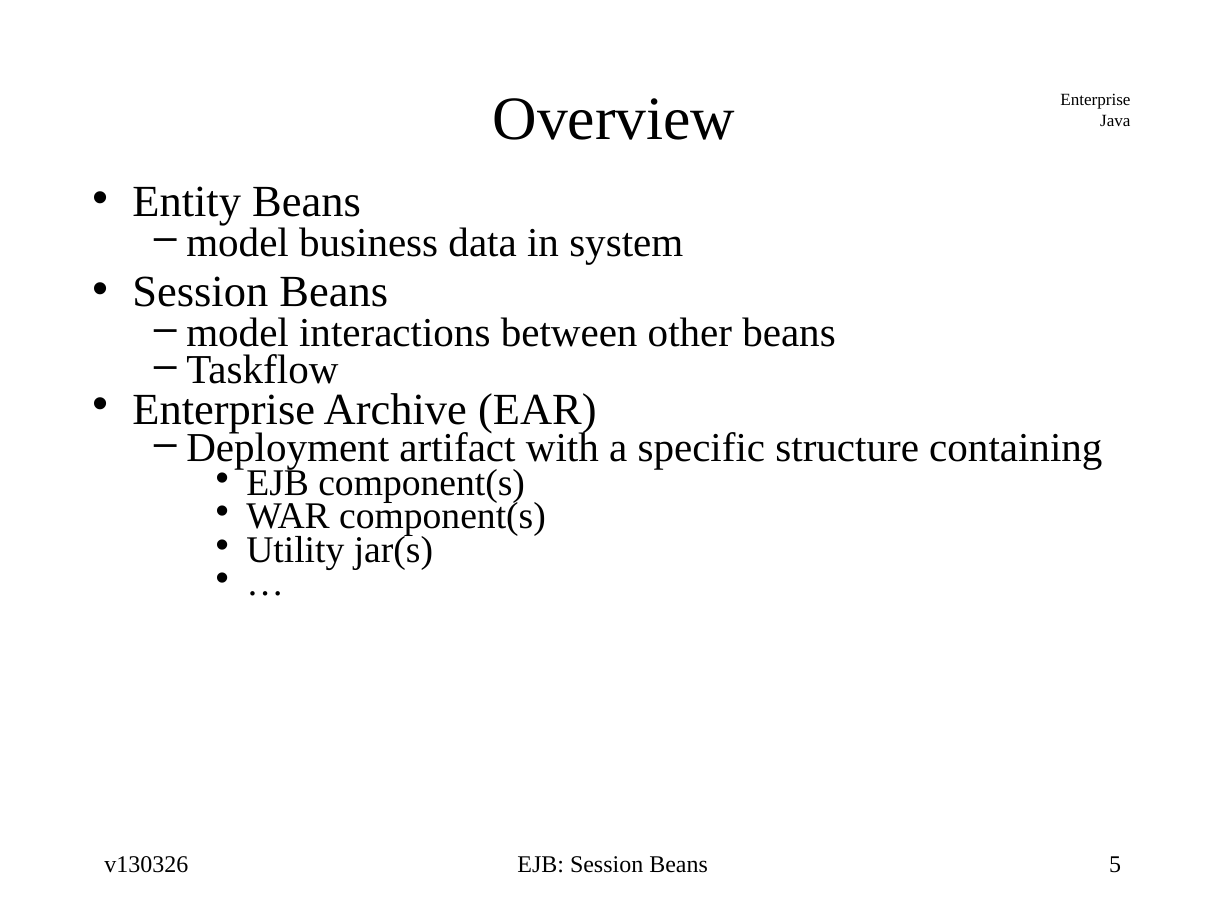
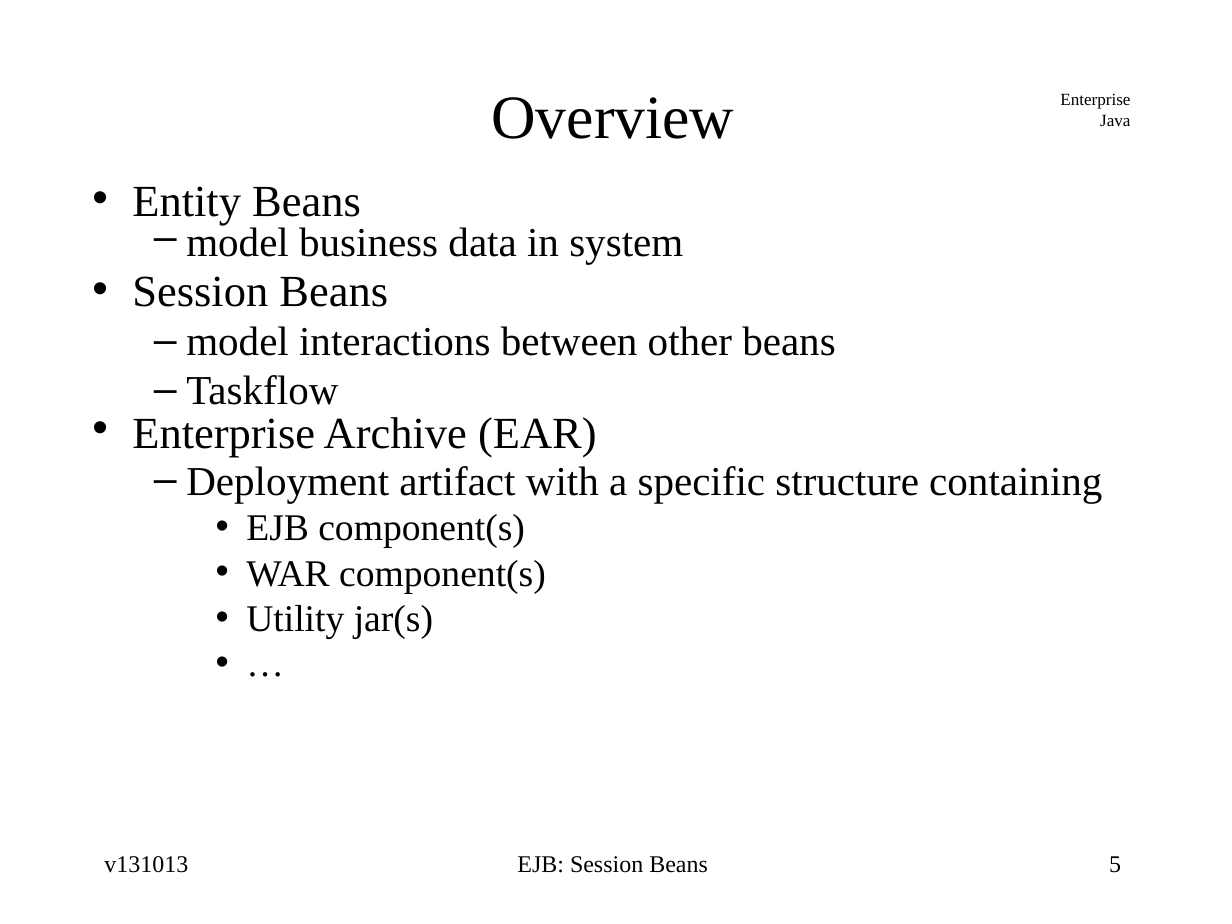
Before and after one commit to jcstaff/ejava-javaee, a slide deck: slide 5 of ejbsessionBank/src/site/resources/lectures/ejbSession.ppt. Drawn at 1232x924 pixels with LibreOffice and Linux fonts; fonts in the diff are those of the drawing. Boxes give left, top, right and bottom in pixels: in the first picture for what was removed or moved away, otherwise in the second. Text is boxed around its words. In the diff, an @@ line names an element or a change of style, - is before the commit and + after.

```diff
--- a/ejbsessionBank/src/site/resources/lectures/ejbSession.ppt
+++ b/ejbsessionBank/src/site/resources/lectures/ejbSession.ppt
@@ text at bbox=[186, 326, 1102, 639]: line spacing 0.51 to 1; less space between paragraphs @@
@@ text at bbox=[104, 856, 188, 873]: text changed @@
-v130326
+v131013
```
Also in this commit, not shown: 73 other slides changed.
